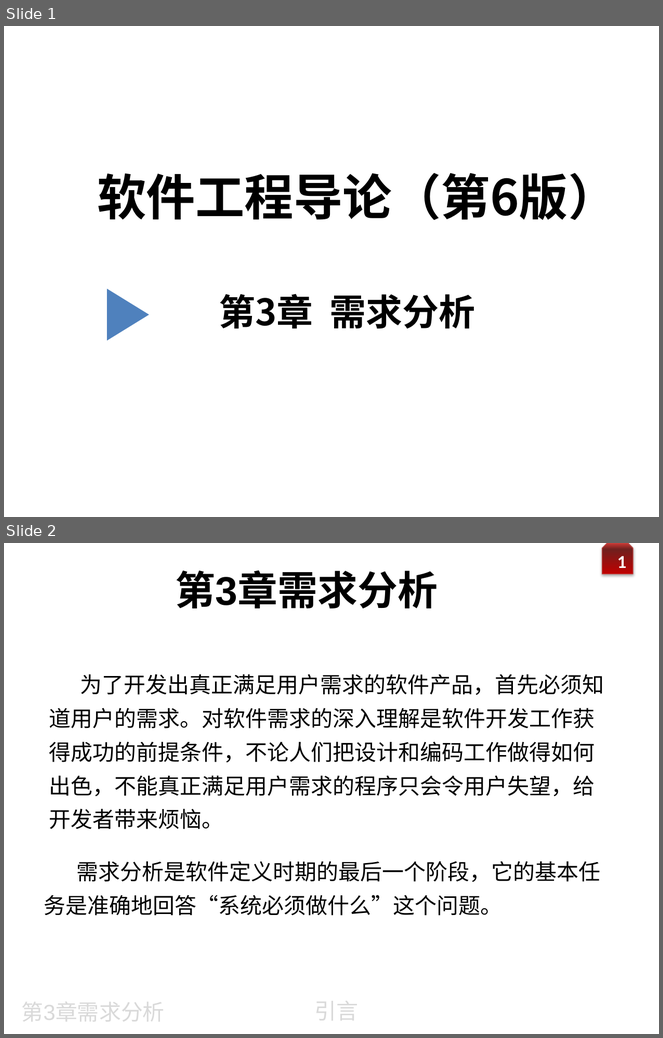
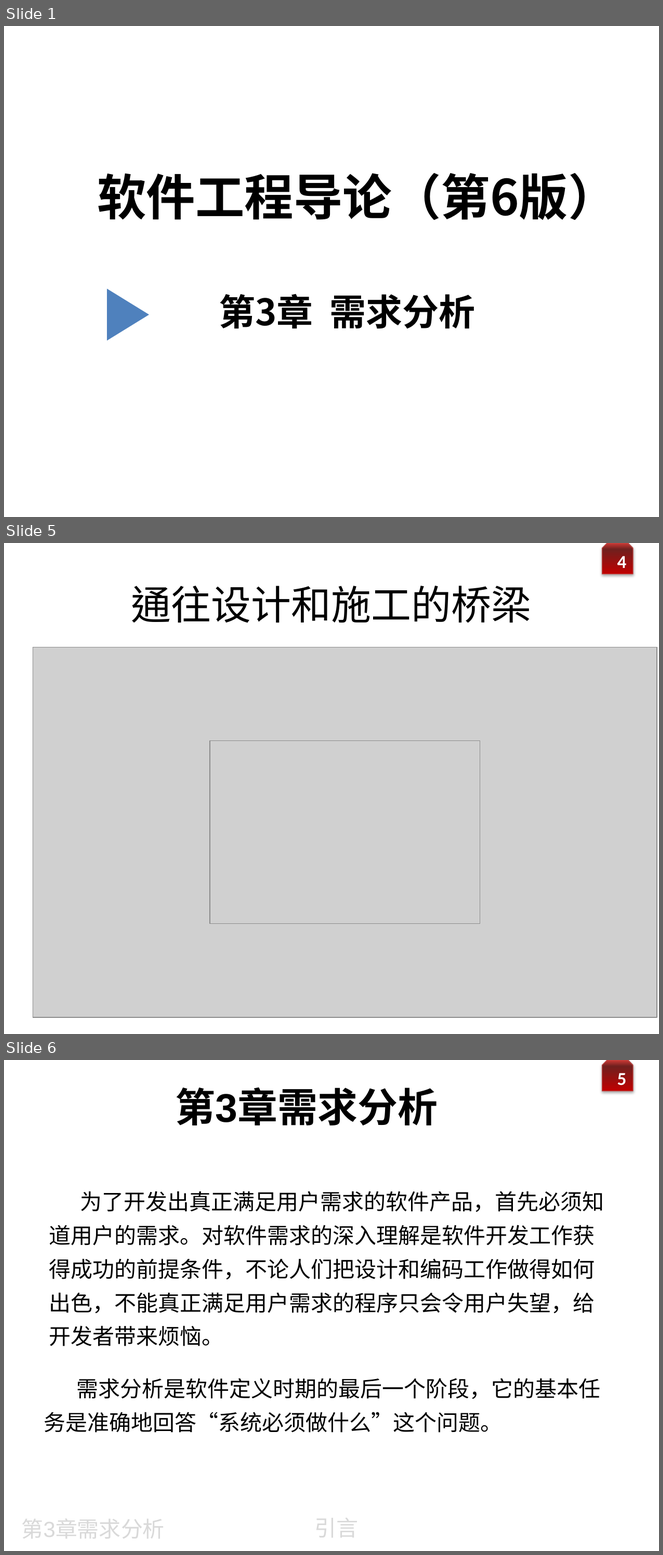
Before and after one commit to zeemeil/zeemeil.github.io, a slide deck: files/2025_1_SE/0310_SE_chapter3_requirement.pptx. Shown one above the other, each under a label of ours: slides 1 and 2 before the commit, slides 1, 5 and 6 after it; the slides between them are not shown. The pictures are 663x1038 and 663x1555 pixels, drawn with LibreOffice and Linux fonts; fonts in the diff are those of the drawing; grey boxes stand for pictures; background and template pictures are left out. Boxes give left, top, right and bottom in pixels: in the first picture for what was removed or moved away, otherwise in the second. Text is boxed around its words. In the diff, an @@ line names an element or a change of style, - is before the commit and + after.

```diff
--- a/files/2025_1_SE/0310_SE_chapter3_requirement.pptx
+++ b/files/2025_1_SE/0310_SE_chapter3_requirement.pptx
@@ slide 5 added at [4, 543, 659, 1034], background picture (left out); not listed: 2 template elements that a slide beside it also shows @@
@@ title added at [131, 586, 532, 623], 44 pt, text #000000 @@
+通往设计和施工的桥梁
@@ picture added at [33, 647, 657, 1018] @@
@@ picture added at [210, 741, 480, 924] @@
@@ what was slide 2 is now slide 6 @@
@@ page number at [618, 1070, 627, 1085]: text changed @@
-1
+5
```
Also in this commit, not shown: 3 slides changed, 3 other slides added, 4 other files.
